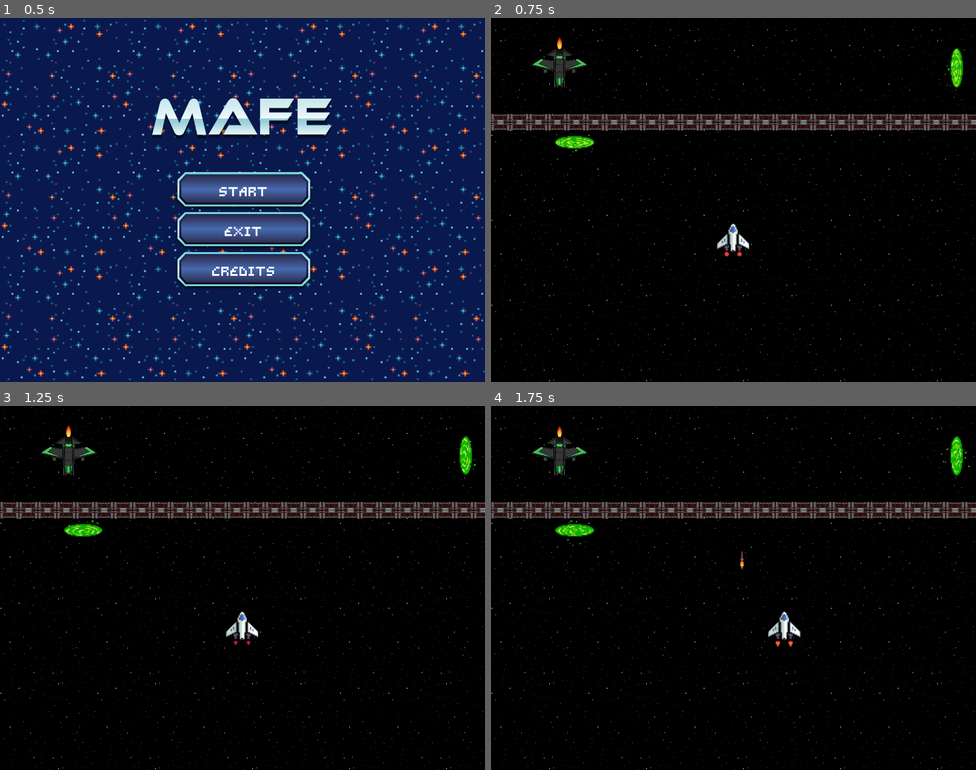
Above: before the commit, frames 1-4 (two rows, left to right).
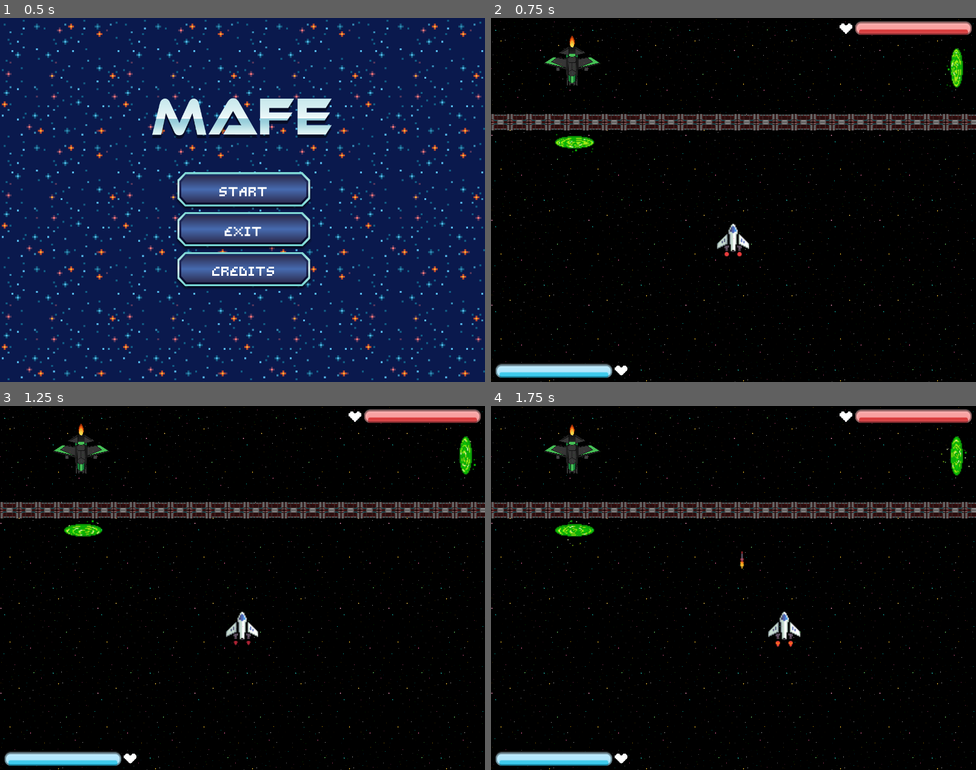
Above: after the commit, the same moments.

Repository: matito644/mafe
Game: Godot game, scene res://scenes/main_menu.tscn
The game is run twice, just before and just after one commit, with the same random seed, the same clock (stepped at 60 frames per second) and the same inputs.
Inputs (mouse positions are in pixels of both pictures, inside the frame that each line leads up to):
- Up to frame 1 (0.5 s): no input
- Up to frame 2 (0.75 s): click "Start" at 0.5 s
- Up to frame 3 (1.25 s): no input
- Up to frame 4 (1.75 s): tap Enter (ui_accept) at 1.25, 1.52 s; move the mouse to (840, 569) at 1.27 s; hold Right (move_right) from 1.28 s (still down); click (840, 569) at 1.35 s

Frame 1 is identical in both runs. In frame 2, 2.5% of the frame differs, in the area x 0-100%, y 0-100%; in frame 3, 2.5%; in frame 4, 2.5%.

Commit message:
life bar and menu

Diff:
--- a/scenes/Enemy.gd
+++ b/scenes/Enemy.gd
@@ -1,11 +1,26 @@
 extends CharacterBody2D
 
+
+const SPEED = 300.0
 @onready var animation_player = $AnimationPlayer
+@onready var hud = $"../../HUD"
 
 func _physics_process(delta):
 	animation_player.play("idle")
-#const SPEED = 300.0
-#const JUMP_VELOCITY = -400.0
+
+const MAX_HP= 100
+var hp = 100:
+	set(value):
+		hp=value
+		hud.set_health(hp)
+	get:
+		return hp
+
+func take_damage():
+	if hp > 0:
+		hp = max(hp-15, 0)
+	#else:
+	#	queue_free()
 #
 ## Get the gravity from the project settings to be synced with RigidBody nodes.
 #var gravity = ProjectSettings.get_setting("physics/2d/default_gravity")
--- /dev/null
+++ b/scenes/areaEnemy.gd
@@ -0,0 +1,11 @@
+extends Area2D
+@onready var enemy = $Enemy
+
+
+# Called when the node enters the scene tree for the first time.
+func _ready():
+	area_entered.connect(_on_area_entered)
+
+
+func _on_area_entered(area:):
+	enemy.take_damage()
--- /dev/null
+++ b/scenes/bodyEnemyArea.gd
@@ -0,0 +1,19 @@
+extends CharacterBody2D
+
+
+const SPEED = 300.0
+@onready var animation_player = $AnimationPlayer
+
+func _physics_process(delta):
+	animation_player.play("idle")
+
+const MAX_HP= 100
+var hp = 100:
+	set(value):
+		hp=value
+	get:
+		return hp
+
+func take_damage():
+	if hp > 0:
+		hp = max(hp-15, 0)
--- a/scenes/enemy.tscn
+++ b/scenes/enemy.tscn
@@ -1,4 +1,4 @@
-[gd_scene load_steps=8 format=3]
+[gd_scene load_steps=8 format=3 uid="uid://du3oswmjip7ej"]
 
 [ext_resource type="Script" path="res://scenes/Enemy.gd" id="1_6t8o8"]
 [ext_resource type="Texture2D" uid="uid://cx024bxgkbqy0" path="res://assets/Enemy3/PNG/Flame_01.png" id="2_2npf5"]
--- /dev/null
+++ b/scenes/enemyWithArea.gd
@@ -0,0 +1,11 @@
+extends Area2D
+@onready var character_body_2d = $CharacterBody2D
+
+
+# Called when the node enters the scene tree for the first time.
+func _ready():
+	area_entered.connect(_on_area_entered)
+
+
+func _on_area_entered():
+	character_body_2d.take_damage()
--- /dev/null
+++ b/scenes/enemyWithArea.tscn
@@ -0,0 +1,80 @@
+[gd_scene load_steps=10 format=3 uid="uid://quj14hn5dam1"]
+
+[ext_resource type="Script" path="res://scenes/enemyWithArea.gd" id="1_k3ms8"]
+[ext_resource type="Texture2D" uid="uid://cx024bxgkbqy0" path="res://assets/Enemy3/PNG/Flame_01.png" id="1_uknia"]
+[ext_resource type="Texture2D" uid="uid://cdxtu54dr83b7" path="res://assets/Enemy3/PNG/Spaceships/01/Spaceship_01_GREEN.png" id="2_o7wr8"]
+[ext_resource type="Script" path="res://scenes/bodyEnemyArea.gd" id="2_vbql3"]
+[ext_resource type="Texture2D" uid="uid://6wxcngpvrqv1" path="res://assets/Enemy3/PNG/Flame_02.png" id="3_22dct"]
+
+[sub_resource type="Animation" id="Animation_cwvbc"]
+length = 0.001
+tracks/0/type = "value"
+tracks/0/imported = false
+tracks/0/enabled = true
+tracks/0/path = NodePath("../EngineMovement:texture")
+tracks/0/interp = 1
+tracks/0/loop_wrap = true
+tracks/0/keys = {
+"times": PackedFloat32Array(0),
+"transitions": PackedFloat32Array(1),
+"update": 1,
+"values": [ExtResource("1_uknia")]
+}
+
+[sub_resource type="Animation" id="Animation_jsfsk"]
+resource_name = "idle"
+length = 0.6
+loop_mode = 1
+step = 0.3
+tracks/0/type = "value"
+tracks/0/imported = false
+tracks/0/enabled = true
+tracks/0/path = NodePath("../EngineMovement:texture")
+tracks/0/interp = 1
+tracks/0/loop_wrap = true
+tracks/0/keys = {
+"times": PackedFloat32Array(0, 0.3),
+"transitions": PackedFloat32Array(1, 1),
+"update": 1,
+"values": [ExtResource("1_uknia"), ExtResource("3_22dct")]
+}
+
+[sub_resource type="AnimationLibrary" id="AnimationLibrary_4or7l"]
+_data = {
+"RESET": SubResource("Animation_cwvbc"),
+"idle": SubResource("Animation_jsfsk")
+}
+
+[sub_resource type="CircleShape2D" id="CircleShape2D_6aptd"]
+
+[node name="Area2D" type="Area2D"]
+collision_layer = 7
+collision_mask = 7
+script = ExtResource("1_k3ms8")
+
+[node name="CharacterBody2D" type="CharacterBody2D" parent="."]
+rotation = 3.14159
+scale = Vector2(1.3, 1.3)
+script = ExtResource("2_vbql3")
+
+[node name="EngineMovement" type="Sprite2D" parent="CharacterBody2D"]
+position = Vector2(0, 50)
+scale = Vector2(0.3, 0.3)
+texture = ExtResource("1_uknia")
+
+[node name="Sprite2D" type="Sprite2D" parent="CharacterBody2D"]
+scale = Vector2(0.3, 0.3)
+texture = ExtResource("2_o7wr8")
+
+[node name="CollisionPolygon2D" type="CollisionPolygon2D" parent="CharacterBody2D"]
+polygon = PackedVector2Array(59.2308, 5.38477, 7.6922, 40.7693, -7.69241, 40, -60, 4.61523, -13.0769, -13.077, -12.3076, -41.5385, 13.077, -41.5384, 13.8462, -13.8461)
+
+[node name="AnimationPlayer" type="AnimationPlayer" parent="CharacterBody2D"]
+root_node = NodePath("../Sprite2D")
+libraries = {
+"": SubResource("AnimationLibrary_4or7l")
+}
+
+[node name="CollisionShape2D" type="CollisionShape2D" parent="."]
+scale = Vector2(6, 6)
+shape = SubResource("CircleShape2D_6aptd")
--- /dev/null
+++ b/scenes/hud.gd
@@ -0,0 +1,6 @@
+extends MarginContainer
+
+@onready var enemy_texture_progress_bar = $EnemyTextureProgressBar
+
+func set_health(value):
+	enemy_texture_progress_bar.value = value
--- /dev/null
+++ b/scenes/hud.tscn
@@ -0,0 +1,41 @@
+[gd_scene load_steps=6 format=3 uid="uid://u1vy2eug6qb5"]
+
+[ext_resource type="Script" path="res://scenes/hud.gd" id="1_nxog3"]
+[ext_resource type="Texture2D" uid="uid://doke08xjqm53x" path="res://assets/bar/empty.png" id="2_tkiue"]
+[ext_resource type="Texture2D" uid="uid://b1vol0hhamyo3" path="res://assets/bar/enemyColor.png" id="3_oj87f"]
+[ext_resource type="Texture2D" uid="uid://cbfiubr7mdj4h" path="res://assets/bar/playerColor.png" id="4_f86il"]
+[ext_resource type="Texture2D" uid="uid://bc5rc2l34pcg3" path="res://assets/bar/Heart.png" id="5_cuo1w"]
+
+[node name="HUD" type="MarginContainer"]
+anchors_preset = 15
+anchor_right = 1.0
+anchor_bottom = 1.0
+grow_horizontal = 2
+grow_vertical = 2
+script = ExtResource("1_nxog3")
+
+[node name="Sprite2D2" type="Sprite2D" parent="."]
+position = Vector2(344, 930)
+scale = Vector2(0.6, 0.6)
+texture = ExtResource("5_cuo1w")
+
+[node name="Sprite2D" type="Sprite2D" parent="."]
+position = Vector2(937, 28)
+scale = Vector2(0.6, 0.6)
+texture = ExtResource("5_cuo1w")
+
+[node name="EnemyTextureProgressBar" type="TextureProgressBar" parent="."]
+layout_mode = 2
+size_flags_horizontal = 8
+size_flags_vertical = 0
+value = 100.0
+texture_under = ExtResource("2_tkiue")
+texture_progress = ExtResource("3_oj87f")
+
+[node name="PlayerTextureProgressBar" type="TextureProgressBar" parent="."]
+layout_mode = 2
+size_flags_horizontal = 0
+size_flags_vertical = 8
+value = 100.0
+texture_under = ExtResource("2_tkiue")
+texture_progress = ExtResource("4_f86il")
--- a/scenes/main.tscn
+++ b/scenes/main.tscn
@@ -1,15 +1,19 @@
-[gd_scene load_steps=19 format=3 uid="uid://cscdu078d1t7t"]
+[gd_scene load_steps=22 format=3 uid="uid://cscdu078d1t7t"]
 
 [ext_resource type="PackedScene" uid="uid://d07h1lew26yi8" path="res://scenes/player.tscn" id="2_7rl2t"]
+[ext_resource type="Script" path="res://scenes/areaEnemy.gd" id="2_wau10"]
 [ext_resource type="Texture2D" uid="uid://bh20vnwg5ojt0" path="res://assets/background/anotherBackground/background_1.png" id="4_ds13b"]
 [ext_resource type="PackedScene" uid="uid://cqvytmnwnfxd0" path="res://scenes/portal.tscn" id="5_n0pip"]
-[ext_resource type="PackedScene" path="res://scenes/enemy.tscn" id="5_r08fi"]
+[ext_resource type="PackedScene" uid="uid://du3oswmjip7ej" path="res://scenes/enemy.tscn" id="5_r08fi"]
 [ext_resource type="Texture2D" uid="uid://c7d8ttaoyq76r" path="res://assets/background/anotherBackground/background_4.png" id="5_tnalm"]
 [ext_resource type="Texture2D" uid="uid://cfdb3d3is35kc" path="res://assets/background/murosyDemas/MiniAsteroids/01.png" id="6_6tcxh"]
 [ext_resource type="Texture2D" uid="uid://dygpkugkcup73" path="res://assets/background/murosyDemas/RandomBuildings/B01.png" id="6_j5lft"]
 [ext_resource type="Texture2D" uid="uid://cbpcul7pk6pes" path="res://assets/background/murosyDemas/MiniAsteroids/02.png" id="7_oruvf"]
 [ext_resource type="Texture2D" uid="uid://da0t8h200c3tb" path="res://assets/background/murosyDemas/MiniAsteroids/03.png" id="8_rb6jj"]
 [ext_resource type="AudioStream" uid="uid://n3kas3gbu2to" path="res://resources/battle.wav" id="10_k3qhg"]
+[ext_resource type="PackedScene" uid="uid://u1vy2eug6qb5" path="res://scenes/hud.tscn" id="12_twxjv"]
+
+[sub_resource type="CircleShape2D" id="CircleShape2D_6pc8q"]
 
 [sub_resource type="TileSetAtlasSource" id="TileSetAtlasSource_wb00y"]
 texture = ExtResource("4_ds13b")
@@ -69,6 +73,18 @@
 position = Vector2(639, 579)
 collision_layer = 0
 
+[node name="areaEnemy" type="Area2D" parent="."]
+position = Vector2(214, 127)
+collision_layer = 3
+collision_mask = 3
+script = ExtResource("2_wau10")
+
+[node name="Enemy" parent="areaEnemy" instance=ExtResource("5_r08fi")]
+
+[node name="CollisionShape2D" type="CollisionShape2D" parent="areaEnemy"]
+scale = Vector2(6, 6)
+shape = SubResource("CircleShape2D_6pc8q")
+
 [node name="Portal 1" parent="." instance=ExtResource("5_n0pip")]
 position = Vector2(232, 329)
 other_portal_path = NodePath("../Portal 2")
@@ -77,9 +93,6 @@
 position = Vector2(1228, 143)
 rotation = 1.5708
 other_portal_path = NodePath("../Portal 1")
-
-[node name="Enemy" parent="." instance=ExtResource("5_r08fi")]
-position = Vector2(181, 132)
 
 [node name="TileMapSpace" type="TileMap" parent="."]
 tile_set = SubResource("TileSet_8hndy")
@@ -94,3 +107,12 @@
 [node name="AudioStreamPlayer" type="AudioStreamPlayer" parent="."]
 stream = ExtResource("10_k3qhg")
 autoplay = true
+
+[node name="HUD" parent="." instance=ExtResource("12_twxjv")]
+anchors_preset = 0
+anchor_right = 0.0
+anchor_bottom = 0.0
+offset_right = 1281.0
+offset_bottom = 962.0
+grow_horizontal = 1
+grow_vertical = 1
--- a/scenes/main_menu.tscn
+++ b/scenes/main_menu.tscn
@@ -1,10 +1,11 @@
-[gd_scene load_steps=7 format=3 uid="uid://b0dw8t71v5s2x"]
+[gd_scene load_steps=8 format=3 uid="uid://b0dw8t71v5s2x"]
 
 [ext_resource type="Texture2D" uid="uid://dldf2s3hxj7e4" path="res://assets/menu/box.png" id="1_aljn2"]
 [ext_resource type="Script" path="res://scenes/main_menu.gd" id="1_eoqwt"]
 [ext_resource type="PackedScene" uid="uid://coisadxl3yo7t" path="res://tile_map_Optional.tscn" id="2_fmbg0"]
 [ext_resource type="Texture2D" uid="uid://chsunh5b7kurw" path="res://assets/menu/title.png" id="2_v2w8o"]
 [ext_resource type="Theme" uid="uid://chursmdm8e4h3" path="res://resources/theme.tres" id="4_b6qdj"]
+[ext_resource type="Texture2D" uid="uid://bmh5gng5ox5sj" path="res://assets/menu/box2.png" id="6_a107n"]
 [ext_resource type="AudioStream" uid="uid://claaueypou247" path="res://resources/menu.wav" id="6_w0w6w"]
 
 [node name="Control" type="Control"]
@@ -59,6 +60,7 @@
 layout_mode = 2
 size_flags_horizontal = 4
 texture_normal = ExtResource("1_aljn2")
+texture_hover = ExtResource("6_a107n")
 
 [node name="Label" type="Label" parent="MarginContainer/VBoxContainer/start"]
 layout_mode = 1
@@ -79,6 +81,7 @@
 layout_mode = 2
 size_flags_horizontal = 4
 texture_normal = ExtResource("1_aljn2")
+texture_hover = ExtResource("6_a107n")
 
 [node name="Label" type="Label" parent="MarginContainer/VBoxContainer/exit"]
 layout_mode = 1
@@ -99,6 +102,7 @@
 layout_mode = 2
 size_flags_horizontal = 4
 texture_normal = ExtResource("1_aljn2")
+texture_hover = ExtResource("6_a107n")
 
 [node name="Label" type="Label" parent="MarginContainer/VBoxContainer/credits"]
 layout_mode = 1
--- a/scenes/proyectil.tscn
+++ b/scenes/proyectil.tscn
@@ -6,6 +6,21 @@
 [sub_resource type="CapsuleShape2D" id="CapsuleShape2D_gapil"]
 radius = 3.0
 height = 16.0
+
+[sub_resource type="Animation" id="Animation_h1uw1"]
+length = 0.001
+tracks/0/type = "value"
+tracks/0/imported = false
+tracks/0/enabled = true
+tracks/0/path = NodePath("../Sprite2D:frame")
+tracks/0/interp = 1
+tracks/0/loop_wrap = true
+tracks/0/keys = {
+"times": PackedFloat32Array(0),
+"transitions": PackedFloat32Array(1),
+"update": 1,
+"values": [0]
+}
 
 [sub_resource type="Animation" id="Animation_d0822"]
 resource_name = "shoot"
@@ -22,21 +37,6 @@
 "transitions": PackedFloat32Array(1, 1, 1),
 "update": 1,
 "values": [0, 1, 2]
-}
-
-[sub_resource type="Animation" id="Animation_h1uw1"]
-length = 0.001
-tracks/0/type = "value"
-tracks/0/imported = false
-tracks/0/enabled = true
-tracks/0/path = NodePath("../Sprite2D:frame")
-tracks/0/interp = 1
-tracks/0/loop_wrap = true
-tracks/0/keys = {
-"times": PackedFloat32Array(0),
-"transitions": PackedFloat32Array(1),
-"update": 1,
-"values": [0]
 }
 
 [sub_resource type="AnimationLibrary" id="AnimationLibrary_b5n5g"]
Binary file added: assets/bar/Heart.png
Not shown, added: assets/bar/Heart.png.import
Binary file added: assets/bar/Progress02.png
Not shown, added: assets/bar/Progress02.png.import
Binary file added: assets/bar/Progress03.png
Not shown, added: assets/bar/Progress03.png.import
Binary file added: assets/bar/Progress04.png
Not shown, added: assets/bar/Progress04.png.import
Binary file added: assets/bar/empty.png
Not shown, added: assets/bar/empty.png.import
Binary file added: assets/bar/enemyColor.png
Not shown, added: assets/bar/enemyColor.png.import
(and 4 more such lines)
